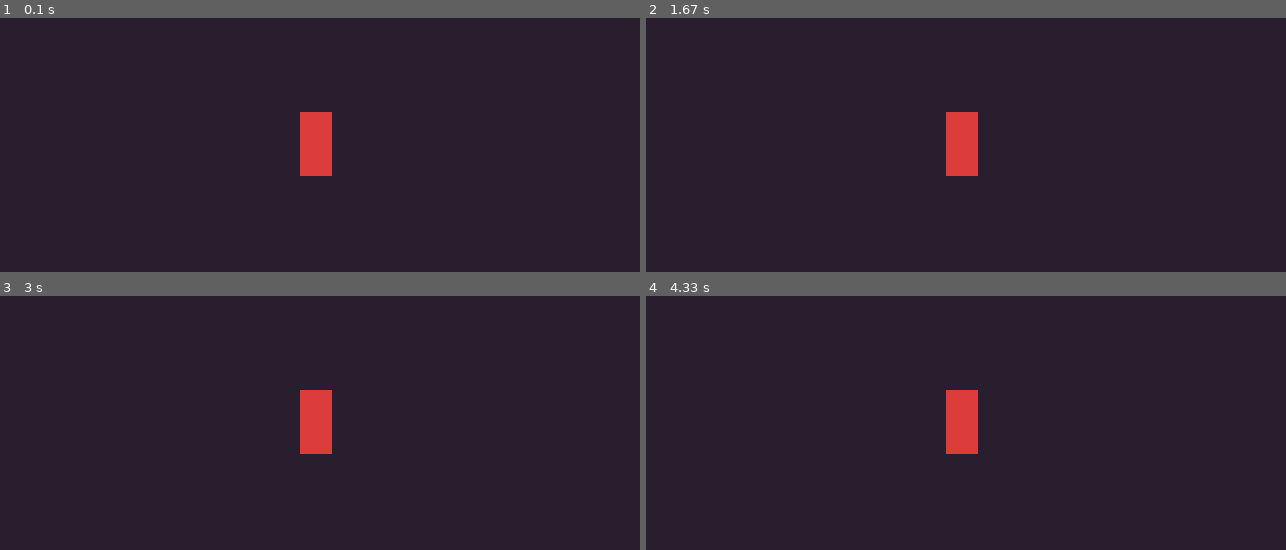
Above: before the commit, frames 1-4 (two rows, left to right).
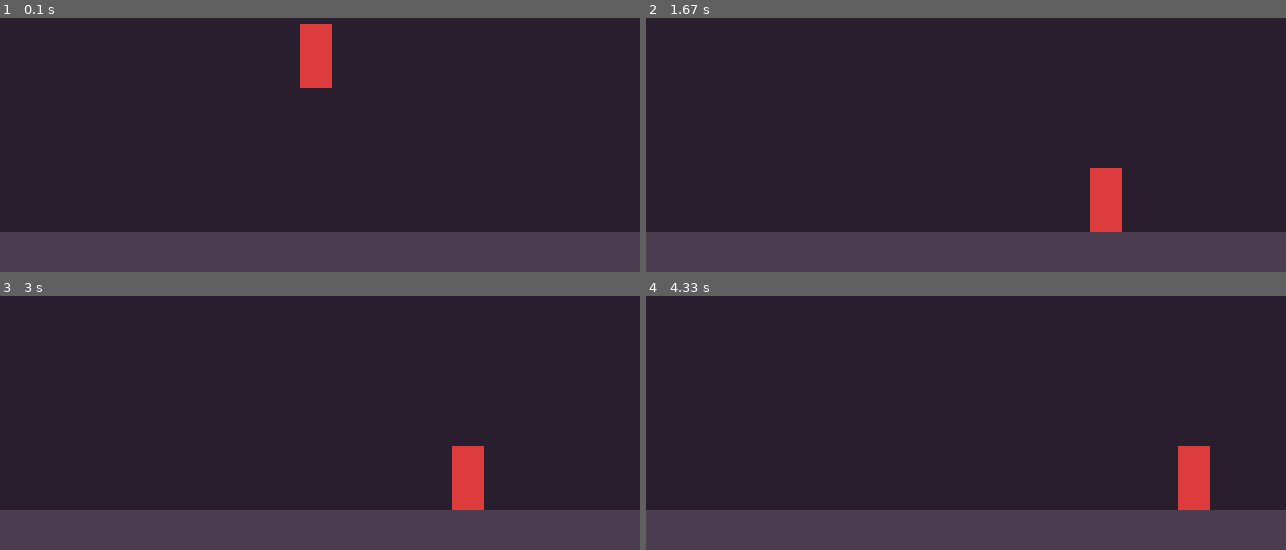
Above: after the commit, the same moments.

Repository: zhangirilzhanov-cyber/blasphemous-pygame
Game: pygame game, started from main.py
Two runs of this game, one before a commit and one after it. Both use one fixed random seed, a clock stepped at 60 frames per second and the inputs below.
Inputs:
- Up to frame 1 (0.1 s): no input
- Up to frame 2 (1.67 s): hold D 0.33-0.8 s; hold D 0.83-1.3 s; hold A from 1.33 s (still down)
- Up to frame 3 (3 s): release A at 1.87 s; hold A 1.9-2.3 s; hold D 2.33-2.97 s
- Up to frame 4 (4.33 s): hold A 3-3.47 s; hold D 3.5-3.97 s; hold D from 4 s (still down)

The runs differ from the first frame. In frame 1, 18% of the frame differs, in the area x 0-100%, y 2-100%; in frame 2, 18%; in frame 3, 18%; in frame 4, 18%.

Commit message:
added the floor and graviry mechanic.

Diff:
--- a/main.py
+++ b/main.py
@@ -15,9 +15,17 @@
 FPS = 60
 
 # --- PLAYER PROPERTIES ---
-# Create a rectangle at X=300, Y=200, with a Width=32 and Height=64 (knight proportions)
-player_rect = pygame.Rect(300, 200, 32, 64)
+# Create a rectangle at X=300, Y=200, with a Width=32 and Height=64 (knight proportions). Remember that it's from left upper angle coords
+player_rect = pygame.Rect(300, 100, 32, 64)
 player_speed = 4  # How many pixels the player moves per frame
+
+# --- PHYSICS PHYSICS ---
+player_y_velocity = 0  # Starts at 0 (not falling or jumping yet)
+GRAVITY = 0.5  # The downward acceleration added to velocity every single frame
+
+# --- ENVIRONMENT PROPERTIES ---
+# Create a rectangle at X=0, Y=320, stretching across the whole screen (Width=640), and 40 pixels thick
+floor_rect = pygame.Rect(0, 320, 640, 40)
 
 # --- THE GAME LOOP ---
 running = True
@@ -32,10 +40,10 @@
 
     # --- PHASE 2: UPDATE LOGIC ---
     # Move left
-    if keys[pygame.K_LEFT]:
+    if keys[pygame.K_a]:
         player_rect.x -= player_speed
     # Move right
-    if keys[pygame.K_RIGHT]:
+    if keys[pygame.K_d]:
         player_rect.x += player_speed
 
     # Screen boundaries (Keep the player inside the window)
@@ -44,11 +52,28 @@
     if player_rect.right > SCREEN_WIDTH:
         player_rect.right = SCREEN_WIDTH
 
+    # --- PHASE 2: UPDATE LOGIC ---
+    # (Keep your existing horizontal movement logic here...)
+
+    # Apply Gravity
+    player_y_velocity += GRAVITY  # Gravity accelerates your velocity down
+    player_rect.y += player_y_velocity  # Move the player's Y position by that velocity
+
+    # Collision Detection with the Floor
+    # .colliderect checks if the player box is physically overlapping the floor box
+    if player_rect.colliderect(floor_rect):
+        # If we hit the floor, snap the player's bottom right to the top of the floor
+        player_rect.bottom = floor_rect.top
+        player_y_velocity = 0  # Kill the downward velocity so we stop falling
+
     # --- PHASE 3: RENDER (DRAW) ---
     screen.fill((40, 30, 45))  # Clear screen with dark purple
 
     # Draw our player rectangle onto the screen
     pygame.draw.rect(screen, (220, 60, 60), player_rect)  # Crimson red box
+
+    # Draw our floor onto the screen
+    pygame.draw.rect(screen, (75, 60, 80), floor_rect)  # Ash gray stone floor
 
     # Refresh the display
     pygame.display.flip()
